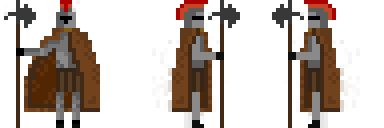
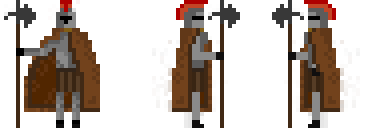
Comparing the layer stacks of the two w=384, h=128 images. Changes:
painted on "corpo #2" over [304, 32, 324, 76]
painted on "corpo #1" over [200, 32, 212, 48]
